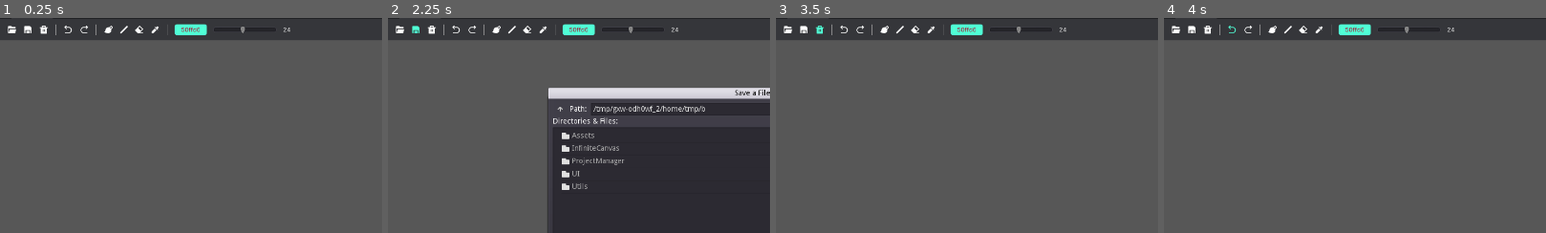
Above: before the commit, frames 1-4 (left to right).
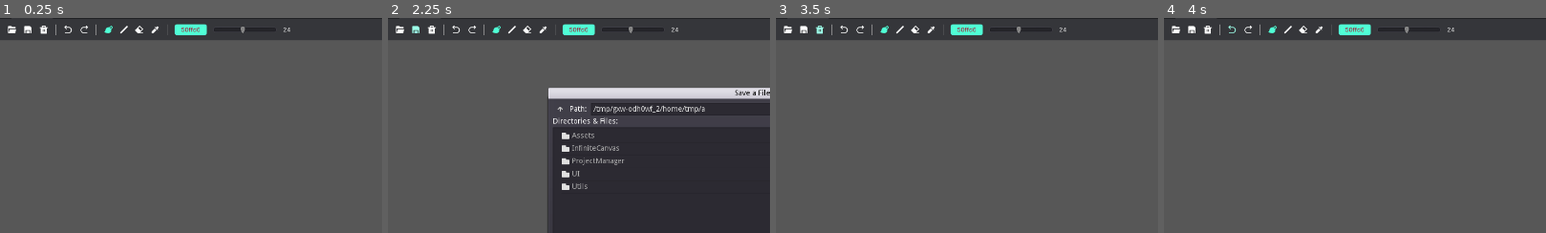
Above: after the commit, the same moments.

Repository: Epsilon0xCell/Lorien
Game: Godot game, scene res://Main.tscn
The game is run twice, just before and just after one commit, with the same random seed, the same clock (stepped at 60 frames per second) and the same inputs. The engine's default icon, where the game draws it, is replaced by a stand-in: a white triangle on a blue panel in a dark square.
Inputs (mouse positions are % of the whole screen's width and height, from its top left):
- Up to frame 1 (0.25 s): no input
- Up to frame 2 (2.25 s): click (2, 2) at 0.5 s; click (4, 7) at 1.25 s; click (6, 7) at 2 s
- Up to frame 3 (3.5 s): click (8, 7) at 2.75 s
- Up to frame 4 (4 s): click (11, 7) at 3.5 s
The pictures show only the part of the screen within x 2-52%, y 4-54%; the shares and areas given below are measured in that part.

The runs differ from the first frame. In frame 1, less than 0.1% of the frame differs, in the area x 27-30%, y 3-8%; in frame 2, 0.1%, in the area x 6-83%, y 3-44%; in frame 3, 0.1%; in frame 4, less than 0.1%.

Commit message:
Make tool buttons toggleble

Diff:
--- a/lorien/BrushStroke.gd
+++ b/lorien/BrushStroke.gd
@@ -40,7 +40,7 @@
 
 		# Distance between 2 points must be greater than x
 		var distance = prev_point.distance_to(point)
-		var distance_cond = distance > 1.0
+		var distance_cond = distance > 1.0 # TODO: make dependent on zoom level
 
 		# Angle between points must be beigger than x deg
 		var angle := rad2deg(prev_point.angle_to_point(point))
--- a/lorien/Main.gd
+++ b/lorien/Main.gd
@@ -28,6 +28,7 @@
 	_ui_toolbar.connect("brush_color_changed", self, "_on_brush_color_changed")
 	_ui_toolbar.connect("brush_size_changed", self, "_on_brush_size_changed")
 	_ui_toolbar.connect("canvas_background_changed", self, "_on_canvas_background_changed")
+	_ui_toolbar.connect("tool_changed", self, "_on_tool_changed")
 
 	_ui_titlebar.connect("create_new_project", self, "_on_create_new_project")
 	_ui_titlebar.connect("project_selected", self, "_on_project_selected")
@@ -225,6 +226,10 @@
 		project.undo_redo.redo()
 
 # -------------------------------------------------------------------------------------------------
+func _on_tool_changed(t: int) -> void:
+	printerr("Tool changing not implemented yet")
+
+# -------------------------------------------------------------------------------------------------
 func _on_exit_with_changes_saved() -> void:
 	if ProjectManager.has_unsaved_projects():
 		_ui_dialog_generic_alert.dialog_text = "Auto-saving not possible for file \"Untitled\".\nPlease save it manually."
--- a/lorien/Main.tscn
+++ b/lorien/Main.tscn
@@ -91,10 +91,10 @@
 }
 
 [node name="ColorPicker" type="ColorPicker" parent="BrushColorPickerPopup/PanelContainer"]
-margin_left = 116.0
-margin_top = 116.0
-margin_right = 424.0
-margin_bottom = 554.0
+margin_left = 124.0
+margin_top = 124.0
+margin_right = 432.0
+margin_bottom = 562.0
 edit_alpha = false
 __meta__ = {
 "_edit_use_anchors_": false
@@ -121,10 +121,10 @@
 }
 
 [node name="ColorPicker" type="ColorPicker" parent="BackgroundColorPickerPopup/PanelContainer"]
-margin_left = 116.0
-margin_top = 116.0
-margin_right = 426.0
-margin_bottom = 554.0
+margin_left = 124.0
+margin_top = 124.0
+margin_right = 434.0
+margin_bottom = 562.0
 edit_alpha = false
 __meta__ = {
 "_edit_use_anchors_": false
--- a/lorien/UI/Components/UIFlatTextureButton.gd
+++ b/lorien/UI/Components/UIFlatTextureButton.gd
@@ -2,6 +2,7 @@
 
 # -------------------------------------------------------------------------------------------------
 export var hover_tint := Color.white
+export var pressed_tint := Color.white
 var _normal_tint: Color
 
 # -------------------------------------------------------------------------------------------------
@@ -9,16 +10,36 @@
 	_normal_tint = self_modulate
 	connect("mouse_entered", self, "_on_mouse_entered")
 	connect("mouse_exited", self, "_on_mouse_exited")
+	connect("pressed", self, "_on_pressed")
+
+	if toggle_mode && pressed:
+		self_modulate = pressed_tint
 
 # -------------------------------------------------------------------------------------------------
 func _exit_tree() -> void:
 	disconnect("mouse_entered", self, "_on_mouse_entered")
 	disconnect("mouse_exited", self, "_on_mouse_exited")
+	disconnect("pressed", self, "_on_pressed")
 
 # -------------------------------------------------------------------------------------------------
 func _on_mouse_entered() -> void:
-	self_modulate = hover_tint
+	if !pressed:
+		self_modulate = hover_tint
 
 # -------------------------------------------------------------------------------------------------
 func _on_mouse_exited() -> void:
+	if !pressed:
+		self_modulate = _normal_tint
+
+# -------------------------------------------------------------------------------------------------
+func untoggle() -> void:
+	pressed = false
 	self_modulate = _normal_tint
+
+# -------------------------------------------------------------------------------------------------
+func _on_pressed() -> void:
+	if toggle_mode:
+		if pressed:
+			self_modulate = pressed_tint
+		else:
+			self_modulate = _normal_tint
--- a/lorien/UI/UIMenuPopup.gd
+++ b/lorien/UI/UIMenuPopup.gd
@@ -1,7 +1,11 @@
 extends PopupMenu
 
-
+# -------------------------------------------------------------------------------------------------
 func _ready():
 	add_item("Debug Stuff")
 	add_item("Settings")
 	add_item("About")
+
+# -------------------------------------------------------------------------------------------------
+func _on_UIMenuPopup_index_pressed(index: int):
+	printerr("Not implemented yet")
--- a/lorien/UI/UIMenuPopup.tscn
+++ b/lorien/UI/UIMenuPopup.tscn
@@ -12,3 +12,5 @@
 __meta__ = {
 "_edit_use_anchors_": false
 }
+
+[connection signal="index_pressed" from="." to="." method="_on_UIMenuPopup_index_pressed"]
--- a/lorien/UI/UIToolbar.gd
+++ b/lorien/UI/UIToolbar.gd
@@ -10,11 +10,19 @@
 signal brush_color_changed(color)
 signal brush_size_changed(size)
 signal canvas_background_changed(color)
+signal tool_changed(t)
 
 # -------------------------------------------------------------------------------------------------
 const BUTTON_HOVER_COLOR = Color("50ffd6")
 const BUTTON_CLICK_COLOR = Color("50ffd6")
 const BUTTON_NORMAL_COLOR = Color.white
+
+enum Tool {
+	BRUSH,
+	LINE,
+	ERASER,
+	COLOR_PICKER
+}
 
 # -------------------------------------------------------------------------------------------------
 export var file_dialog_path: NodePath
@@ -34,6 +42,12 @@
 onready var _brush_color_picker_popup: Popup = get_node(brush_color_picker_path).get_parent().get_parent() # meh...
 onready var _background_color_picker: ColorPicker = get_node(background_color_picker_path)
 onready var _background_color_picker_popup: Popup = get_node(background_color_picker_path).get_parent().get_parent() # meh...
+onready var _tool_btn_brush: TextureButton = $Left/BrushToolButton
+onready var _tool_btn_line: TextureButton = $Left/LineToolButton
+onready var _tool_btn_eraser: TextureButton = $Left/EraserToolButton
+onready var _tool_btn_colorpicker: TextureButton = $Left/ColorPickerToolButton
+
+var _last_active_tool_button: TextureButton
 
 # -------------------------------------------------------------------------------------------------
 func _ready():
@@ -41,6 +55,7 @@
 	_background_color_picker.connect("color_changed", self, "_on_background_color_changed")
 	_brush_size_label.text = str(Config.DEFAULT_BRUSH_SIZE)
 	_brush_size_slider.value = Config.DEFAULT_BRUSH_SIZE
+	_last_active_tool_button = _tool_btn_brush
 	_on_brush_color_changed(Config.DEFAULT_BRUSH_COLOR)
 
 # Button clicked callbacks
@@ -102,4 +117,30 @@
 
 # -------------------------------------------------------------------------------------------------
 func _on_GridButton_pressed():
-	pass # Replace with function body.
+	printerr("Grid view not implemented yet")
+
+# -------------------------------------------------------------------------------------------------
+func _on_BrushToolButton_pressed():
+	_change_active_tool_button(_tool_btn_brush)
+	emit_signal("tool_changed", Tool.BRUSH)
+
+# -------------------------------------------------------------------------------------------------
+func _on_LineToolButton_pressed():
+	_change_active_tool_button(_tool_btn_line)
+	emit_signal("tool_changed", Tool.LINE)
+
+# -------------------------------------------------------------------------------------------------
+func _on_EraserToolButton_pressed():
+	_change_active_tool_button(_tool_btn_eraser)
+	emit_signal("tool_changed", Tool.ERASER)
+
+# -------------------------------------------------------------------------------------------------
+func _on_ColorPickerToolButton_pressed():
+	_change_active_tool_button(_tool_btn_colorpicker)
+	emit_signal("tool_changed", Tool.COLOR_PICKER)
+
+# -------------------------------------------------------------------------------------------------
+func _change_active_tool_button(btn: TextureButton) -> void:
+	if _last_active_tool_button != null:
+		_last_active_tool_button.untoggle()
+	_last_active_tool_button = btn
--- a/lorien/UI/UIToolbar.tscn
+++ b/lorien/UI/UIToolbar.tscn
@@ -69,7 +69,8 @@
 size_flags_vertical = 4
 texture_normal = ExtResource( 4 )
 script = ExtResource( 13 )
-hover_tint = Color( 0.313726, 1, 0.839216, 1 )
+hover_tint = Color( 0.615686, 1, 0.913725, 1 )
+pressed_tint = Color( 0.313726, 1, 0.839216, 1 )
 
 [node name="OpenFileButton" type="TextureButton" parent="Left"]
 margin_left = 46.0
@@ -81,7 +82,8 @@
 size_flags_vertical = 4
 texture_normal = ExtResource( 2 )
 script = ExtResource( 13 )
-hover_tint = Color( 0.313726, 1, 0.839216, 1 )
+hover_tint = Color( 0.615686, 1, 0.913725, 1 )
+pressed_tint = Color( 0.313726, 1, 0.839216, 1 )
 
 [node name="SaveFileButton" type="TextureButton" parent="Left"]
 margin_left = 76.0
@@ -93,7 +95,8 @@
 size_flags_vertical = 4
 texture_normal = ExtResource( 1 )
 script = ExtResource( 13 )
-hover_tint = Color( 0.313726, 1, 0.839216, 1 )
+hover_tint = Color( 0.615686, 1, 0.913725, 1 )
+pressed_tint = Color( 0.313726, 1, 0.839216, 1 )
 
 [node name="ClearCanvasButton" type="TextureButton" parent="Left"]
 margin_left = 106.0
@@ -105,7 +108,8 @@
 size_flags_vertical = 4
 texture_normal = ExtResource( 5 )
 script = ExtResource( 13 )
-hover_tint = Color( 0.313726, 1, 0.839216, 1 )
+hover_tint = Color( 0.615686, 1, 0.913725, 1 )
+pressed_tint = Color( 0.313726, 1, 0.839216, 1 )
 
 [node name="VSeparator2" type="VSeparator" parent="Left"]
 margin_left = 136.0
@@ -126,7 +130,8 @@
 size_flags_vertical = 4
 texture_normal = ExtResource( 7 )
 script = ExtResource( 13 )
-hover_tint = Color( 0.313726, 1, 0.839216, 1 )
+hover_tint = Color( 0.615686, 1, 0.913725, 1 )
+pressed_tint = Color( 0.313726, 1, 0.839216, 1 )
 
 [node name="RedoButton" type="TextureButton" parent="Left"]
 margin_left = 182.0
@@ -138,7 +143,8 @@
 size_flags_vertical = 4
 texture_normal = ExtResource( 6 )
 script = ExtResource( 13 )
-hover_tint = Color( 0.313726, 1, 0.839216, 1 )
+hover_tint = Color( 0.615686, 1, 0.913725, 1 )
+pressed_tint = Color( 0.313726, 1, 0.839216, 1 )
 
 [node name="VSeparator3" type="VSeparator" parent="Left"]
 margin_left = 212.0
@@ -149,7 +155,7 @@
 "_edit_use_anchors_": false
 }
 
-[node name="BrushButton" type="TextureButton" parent="Left"]
+[node name="BrushToolButton" type="TextureButton" parent="Left"]
 margin_left = 228.0
 margin_top = 11.0
 margin_right = 246.0
@@ -157,11 +163,14 @@
 hint_tooltip = "Brush Tool (B)"
 size_flags_horizontal = 4
 size_flags_vertical = 4
+toggle_mode = true
+pressed = true
 texture_normal = ExtResource( 8 )
 script = ExtResource( 13 )
-hover_tint = Color( 0.313726, 1, 0.839216, 1 )
-
-[node name="LineButton" type="TextureButton" parent="Left"]
+hover_tint = Color( 0.615686, 1, 0.913725, 1 )
+pressed_tint = Color( 0.313726, 1, 0.839216, 1 )
+
+[node name="LineToolButton" type="TextureButton" parent="Left"]
 margin_left = 258.0
 margin_top = 12.0
 margin_right = 274.0
@@ -169,11 +178,13 @@
 hint_tooltip = "Line Tool (L)"
 size_flags_horizontal = 4
 size_flags_vertical = 4
+toggle_mode = true
 texture_normal = ExtResource( 11 )
 script = ExtResource( 13 )
-hover_tint = Color( 0.313726, 1, 0.839216, 1 )
-
-[node name="EraserButton" type="TextureButton" parent="Left"]
+hover_tint = Color( 0.615686, 1, 0.913725, 1 )
+pressed_tint = Color( 0.313726, 1, 0.839216, 1 )
+
+[node name="EraserToolButton" type="TextureButton" parent="Left"]
 margin_left = 286.0
 margin_top = 11.0
 margin_right = 304.0
@@ -181,11 +192,13 @@
 hint_tooltip = "Eraser (E)"
 size_flags_horizontal = 4
 size_flags_vertical = 4
+toggle_mode = true
 texture_normal = ExtResource( 9 )
 script = ExtResource( 13 )
-hover_tint = Color( 0.313726, 1, 0.839216, 1 )
-
-[node name="ColorPickerButton" type="TextureButton" parent="Left"]
+hover_tint = Color( 0.615686, 1, 0.913725, 1 )
+pressed_tint = Color( 0.313726, 1, 0.839216, 1 )
+
+[node name="ColorPickerToolButton" type="TextureButton" parent="Left"]
 margin_left = 316.0
 margin_top = 11.0
 margin_right = 334.0
@@ -193,9 +206,11 @@
 hint_tooltip = "Color Picker"
 size_flags_horizontal = 4
 size_flags_vertical = 4
+toggle_mode = true
 texture_normal = ExtResource( 10 )
 script = ExtResource( 13 )
-hover_tint = Color( 0.313726, 1, 0.839216, 1 )
+hover_tint = Color( 0.615686, 1, 0.913725, 1 )
+pressed_tint = Color( 0.313726, 1, 0.839216, 1 )
 
 [node name="VSeparator4" type="VSeparator" parent="Left"]
 margin_left = 346.0
@@ -270,7 +285,8 @@
 size_flags_vertical = 4
 texture_normal = ExtResource( 12 )
 script = ExtResource( 13 )
-hover_tint = Color( 0.313726, 1, 0.839216, 1 )
+hover_tint = Color( 0.615686, 1, 0.913725, 1 )
+pressed_tint = Color( 0.313726, 1, 0.839216, 1 )
 
 [node name="GridButton" type="TextureButton" parent="Right"]
 margin_left = 28.0
@@ -280,9 +296,11 @@
 hint_tooltip = "Toogle Grid"
 size_flags_horizontal = 4
 size_flags_vertical = 4
+toggle_mode = true
 texture_normal = ExtResource( 15 )
 script = ExtResource( 13 )
-hover_tint = Color( 0.313726, 1, 0.839216, 1 )
+hover_tint = Color( 0.615686, 1, 0.913725, 1 )
+pressed_tint = Color( 0.313726, 1, 0.839216, 1 )
 
 [node name="VSeparator" type="VSeparator" parent="Right"]
 margin_left = 56.0
@@ -296,6 +314,10 @@
 [connection signal="pressed" from="Left/ClearCanvasButton" to="." method="_on_ClearCanvasButton_pressed"]
 [connection signal="pressed" from="Left/UndoButton" to="." method="_on_UndoButton_pressed"]
 [connection signal="pressed" from="Left/RedoButton" to="." method="_on_RedoButton_pressed"]
+[connection signal="pressed" from="Left/BrushToolButton" to="." method="_on_BrushToolButton_pressed"]
+[connection signal="pressed" from="Left/LineToolButton" to="." method="_on_LineToolButton_pressed"]
+[connection signal="pressed" from="Left/EraserToolButton" to="." method="_on_EraserToolButton_pressed"]
+[connection signal="pressed" from="Left/ColorPickerToolButton" to="." method="_on_ColorPickerToolButton_pressed"]
 [connection signal="pressed" from="Left/ColorButton" to="." method="_on_ColorButton_pressed"]
 [connection signal="value_changed" from="Left/BrushSizeSlider" to="." method="_on_BrushSizeSlider_value_changed"]
 [connection signal="pressed" from="Right/BackgroundColorButton" to="." method="_on_BackgroundColorButton_pressed"]
